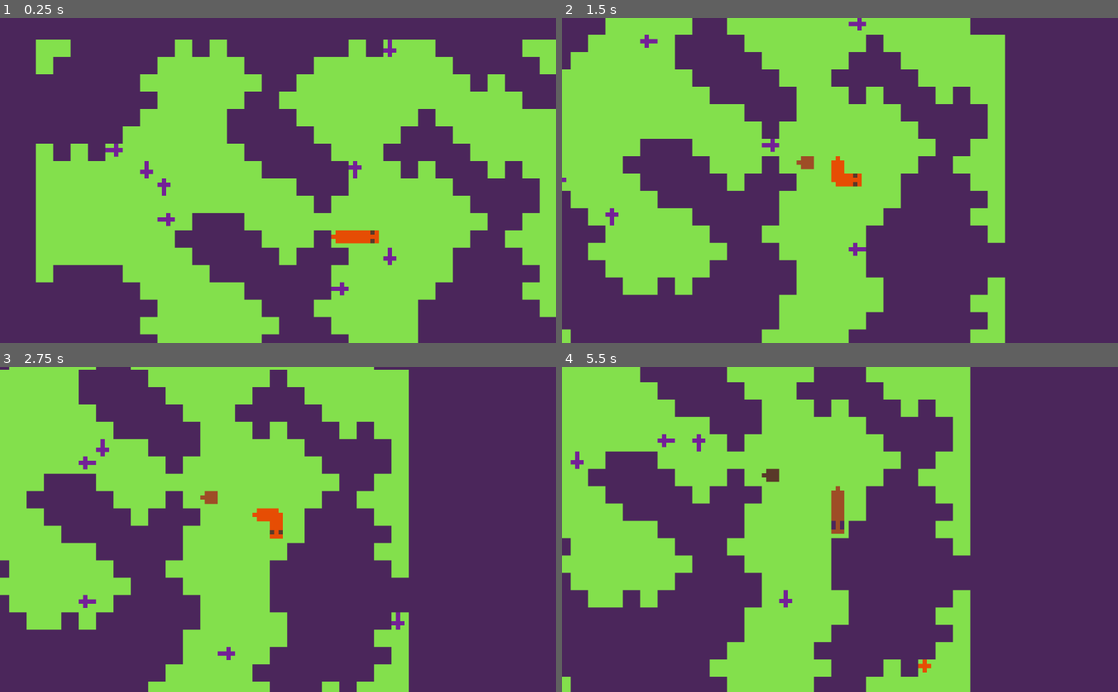
Above: before the commit, frames 1-4 (two rows, left to right).
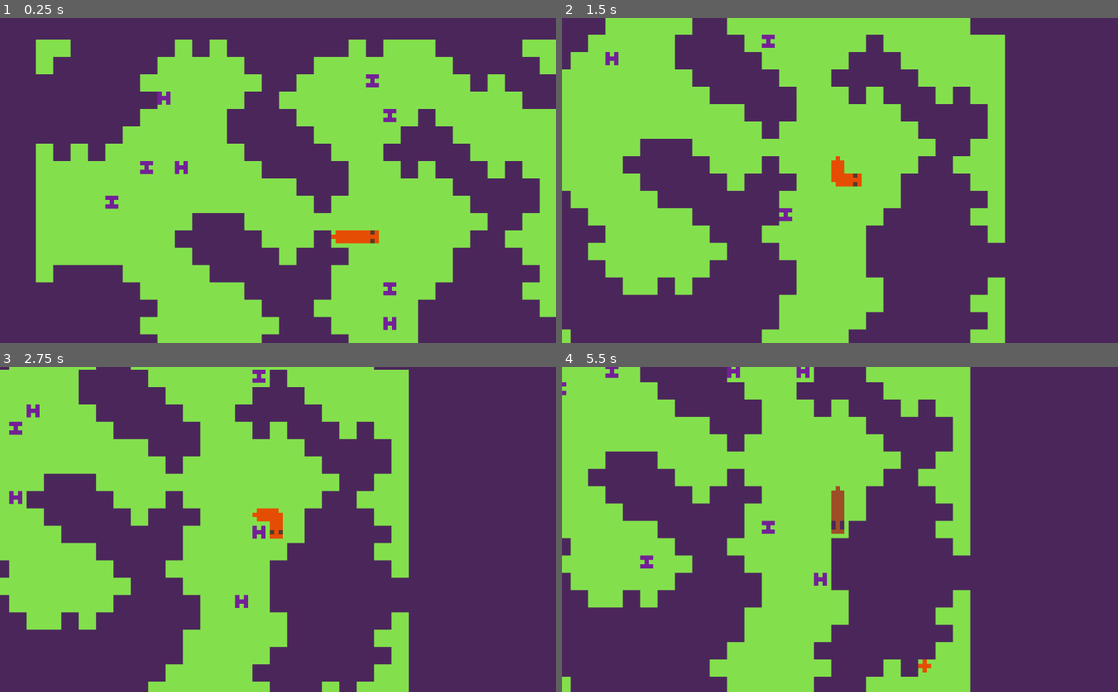
Above: after the commit, the same moments.

Repository: maxhha/snacave
Game: Godot game, scene res://Scenes/main.tscn
The game is run twice, just before and just after one commit, with the same random seed, the same clock (stepped at 60 frames per second) and the same inputs.
Inputs:
- Up to frame 1 (0.25 s): no input
- Up to frame 2 (1.5 s): hold D (turn_right) 0.53-1.28 s; hold A (turn_left) from 1.28 s (still down)
- Up to frame 3 (2.75 s): release A (turn_left) at 2.03 s; hold D (turn_right) from 2.03 s (still down)
- Up to frame 4 (5.5 s): release D (turn_right) at 2.78 s; hold W (speedup) 2.78-3.53 s; hold A (turn_left) from 3.53 s (still down)

The runs differ from the first frame. In frame 1, 1.1% of the frame differs, in the area x 18-72%, y 6-97%; in frame 2, 0.7%; in frame 3, 0.9%; in frame 4, 0.9%.

Commit message:
Add enemy3

Diff:
--- /dev/null
+++ b/Scenes/enemy3.gd
@@ -0,0 +1,58 @@
+extends Sprite
+
+var TIME_TO_ROTATE = 5 + randf() * 10
+
+const STEP_TIME = 0.2
+const BASE_FRAME = 76
+var direction = randi() % 4
+var last_map_pos
+var map_pos
+var timer = randf()
+var rotate_timer = randf()
+
+signal dead;
+
+func _ready():
+	map_pos = (global_position / global.CELL_SIZE).floor()
+	global_position = map2global(map_pos)
+
+func _process(delta):
+	timer += delta
+	if timer > STEP_TIME and not is_queued_for_deletion():
+		rotate_timer += timer
+		timer = fmod(timer, STEP_TIME)
+
+		if rotate_timer > TIME_TO_ROTATE:
+			rotate_timer = fmod(rotate_timer, TIME_TO_ROTATE)
+			direction = (direction + randi() % 2 * 2 + 1) % 4
+			frame = BASE_FRAME + direction
+		else:
+			var moved = false
+			for i in [0, 2]:
+				var d = (direction + i) % 4
+				var next = map_pos + global.dir2vec(d)
+				if not (global.map.has_wall(next) or global.map.get_enemy(next)):
+					map_pos = next
+					direction = d
+					frame = BASE_FRAME + direction
+					if is_instance_valid(global.snake):
+						if global.snake.is_at(map_pos):
+							if global.snake.can_hit(map_pos, map_pos - global.dir2vec(d)):
+								global.snake.hit(map_pos)
+							map_pos -= global.dir2vec(d)
+					if i == 2:
+						rotate_timer += TIME_TO_ROTATE / 4
+					global_position = map2global(map_pos)
+					global.map.move_enemy(self)
+					break
+
+
+func kill():
+	emit_signal("dead")
+	queue_free()
+
+func map2global(v : Vector2) -> Vector2:
+	return (v + Vector2.ONE/2) * global.CELL_SIZE
+
+func global2map(v: Vector2) -> Vector2:
+	return (v / global.CELL_SIZE).floor()
--- /dev/null
+++ b/Scenes/enemy3.tscn
@@ -0,0 +1,14 @@
+[gd_scene load_steps=3 format=2]
+
+[ext_resource path="res://Sprites/sprites.png" type="Texture" id=1]
+[ext_resource path="res://Scenes/enemy3.gd" type="Script" id=2]
+
+[node name="enemy3" type="Sprite"]
+position = Vector2( 99.75, 94.05 )
+scale = Vector2( 8, 8 )
+z_index = 8
+texture = ExtResource( 1 )
+vframes = 8
+hframes = 16
+frame = 76
+script = ExtResource( 2 )
--- a/Scenes/main.gd
+++ b/Scenes/main.gd
@@ -50,10 +50,10 @@
 	add_child(s)
 
 	for i in range(10):
-		var e = preload("res://Scenes/enemy4.tscn").instance()
+		var e = preload("res://Scenes/enemy3.tscn").instance()
 		var p
 		while true:
-			p =Vector2(randi() % WIDTH, randi() % HEIGHT)
+			p = Vector2(randi() % WIDTH, randi() % HEIGHT)
 			if m.get(p):
 				m.set(p, 0)
 				break
